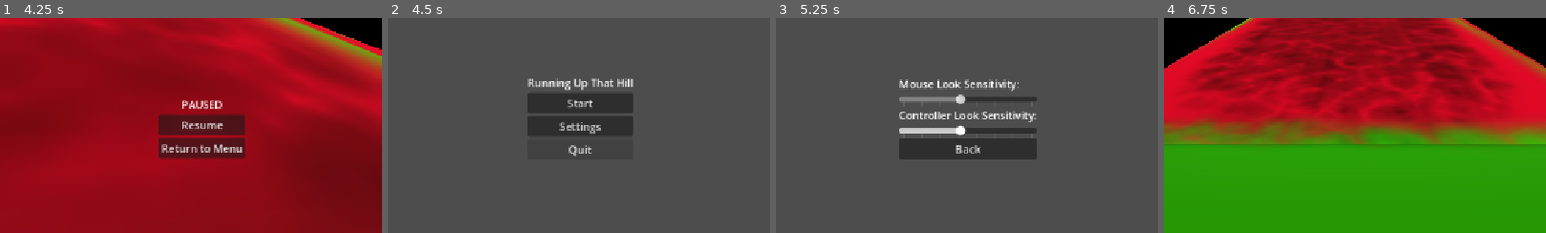
Above: before the commit, frames 1-4 (left to right).
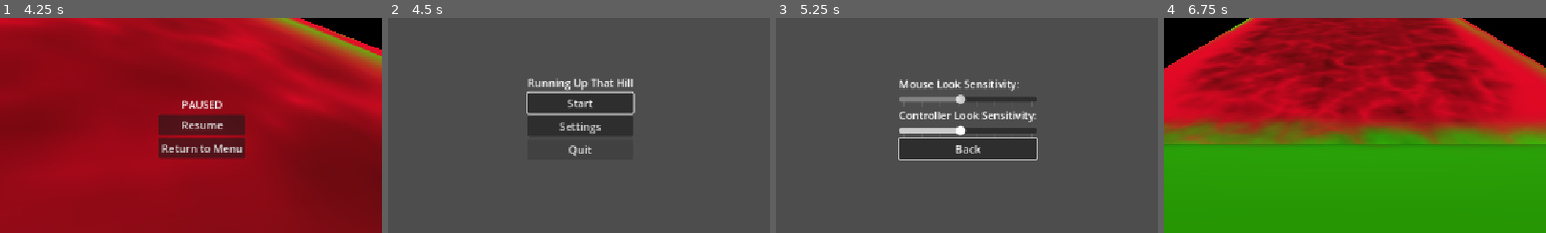
Above: after the commit, the same moments.

Repository: joeclarke9951/running-up-that-hill
Game: Godot game, scene res://Scenes/gameplay_scene.tscn
The game is run twice, just before and just after one commit, with the same random seed, the same clock (stepped at 60 frames per second) and the same inputs.
Inputs (mouse positions are % of the whole screen's width and height, from its top left):
- Up to frame 1 (4.25 s): tap Enter at 0.5 s; move the mouse to (55, 50) at 0.52 s; hold W (forward) from 0.53 s (still down); tap Shift (sprint) every 0.75 s from 0.6 to 3.6 s; tap Space (jump) at 0.77, 1.52, 3.02, 3.77 s; move the mouse to (45, 50) at 1.27 s; move the mouse to (52, 48) at 2.02 s; move the mouse to (49, 52) at 2.77 s; move the mouse to (57, 51) at 3.52 s; tap Escape (pause) at 4.15 s
- Up to frame 2 (4.5 s): release W (forward) at 4.25 s; click "Return to Menu" at 4.25 s
- Up to frame 3 (5.25 s): click "Settings" at 5 s
- Up to frame 4 (6.75 s): click "Back" at 5.75 s; click "Start" at 6.5 s
The pictures show only the part of the screen within x 25-75%, y 27-77%; the shares and areas given below are measured in that part.

Frame 1 is identical in both runs. In frame 2, 0.8% of the frame differs, in the area x 36-65%, y 33-46%; in frame 3, 0.4%; in frame 4, nothing differs.

Commit message:
added controller menu navigation

Diff:
--- a/Menus/end_menu.gd
+++ b/Menus/end_menu.gd
@@ -1,5 +1,7 @@
 extends Node2D
 
+func _ready() -> void:
+	$Camera2D/VBoxContainer/BackButton.grab_focus.call_deferred()
 
 func _on_back_button_button_down() -> void:
 	get_tree().change_scene_to_file("res://Menus/main_menu.tscn")
--- a/Menus/main_menu.gd
+++ b/Menus/main_menu.gd
@@ -1,5 +1,7 @@
 extends Node2D
 
+func _ready() -> void:
+	$Camera2D/VBoxContainer/StartButton.grab_focus.call_deferred()
 
 func _on_start_button_button_down() -> void:
 	get_tree().change_scene_to_file("res://Scenes/gameplay_scene.tscn")
--- a/Menus/pause_menu.gd
+++ b/Menus/pause_menu.gd
@@ -5,7 +5,10 @@
 	if event.is_action_pressed("pause"):
 		get_tree().paused = !get_tree().paused
 		visible = !visible
-		MouseManager.toggle_mouse()
+		if len(Input.get_connected_joypads()) > 0:
+			$ResumeButton.grab_focus()
+		else:
+			MouseManager.toggle_mouse()
 
 
 func _on_resume_button_button_down() -> void:
--- a/Menus/settings_menu.gd
+++ b/Menus/settings_menu.gd
@@ -3,6 +3,7 @@
 func _ready() -> void:
 	$Camera2D/VBoxContainer/MouseSensitivitySlider.value = SettingsManager.look_sensitivity
 	$Camera2D/VBoxContainer/ControllerSensitivitySlider.value = SettingsManager.controller_look_sensitivity
+	$Camera2D/VBoxContainer/BackButton.grab_focus.call_deferred()
 
 func _on_back_button_button_down() -> void:
 	get_tree().change_scene_to_file("res://Menus/main_menu.tscn")
--- a/project.godot
+++ b/project.godot
@@ -28,6 +28,14 @@
 
 [input]
 
+ui_accept={
+"deadzone": 0.5,
+"events": [Object(InputEventKey,"resource_local_to_scene":false,"resource_name":"","device":16,"window_id":0,"alt_pressed":false,"shift_pressed":false,"ctrl_pressed":false,"meta_pressed":false,"pressed":false,"keycode":4194309,"physical_keycode":0,"key_label":0,"unicode":0,"location":0,"echo":false,"script":null)
+, Object(InputEventKey,"resource_local_to_scene":false,"resource_name":"","device":16,"window_id":0,"alt_pressed":false,"shift_pressed":false,"ctrl_pressed":false,"meta_pressed":false,"pressed":false,"keycode":4194310,"physical_keycode":0,"key_label":0,"unicode":0,"location":0,"echo":false,"script":null)
+, Object(InputEventKey,"resource_local_to_scene":false,"resource_name":"","device":16,"window_id":0,"alt_pressed":false,"shift_pressed":false,"ctrl_pressed":false,"meta_pressed":false,"pressed":false,"keycode":32,"physical_keycode":0,"key_label":0,"unicode":32,"location":0,"echo":false,"script":null)
+, Object(InputEventJoypadButton,"resource_local_to_scene":false,"resource_name":"","device":-1,"button_index":0,"pressure":0.0,"pressed":true,"script":null)
+]
+}
 forward={
 "deadzone": 0.2,
 "events": [Object(InputEventKey,"resource_local_to_scene":false,"resource_name":"","device":-1,"window_id":0,"alt_press …(192 unchanged characters)…
